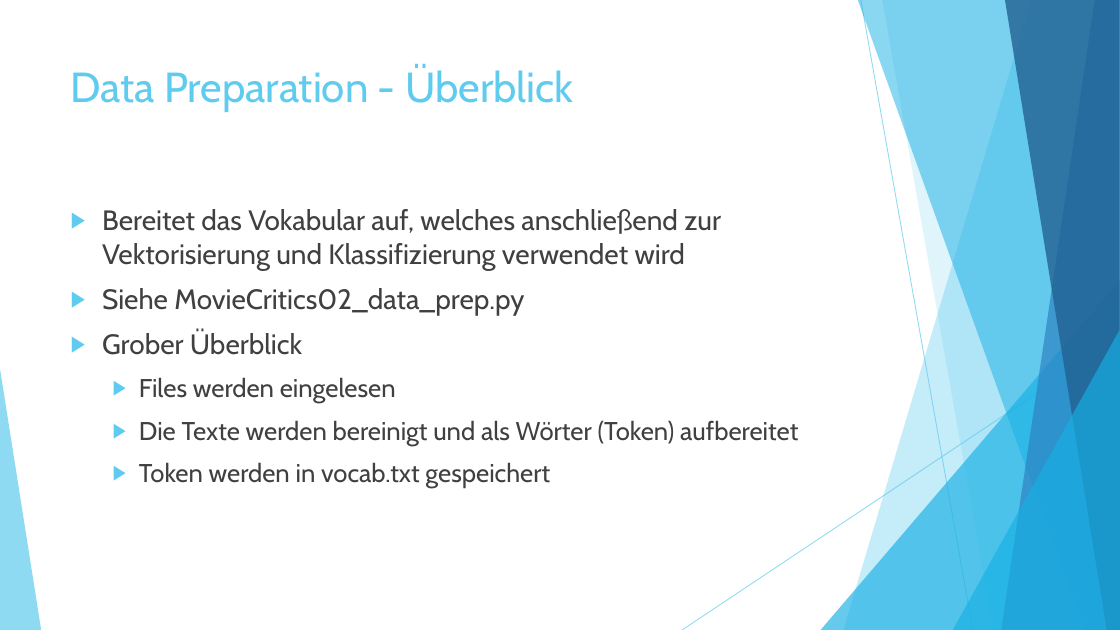
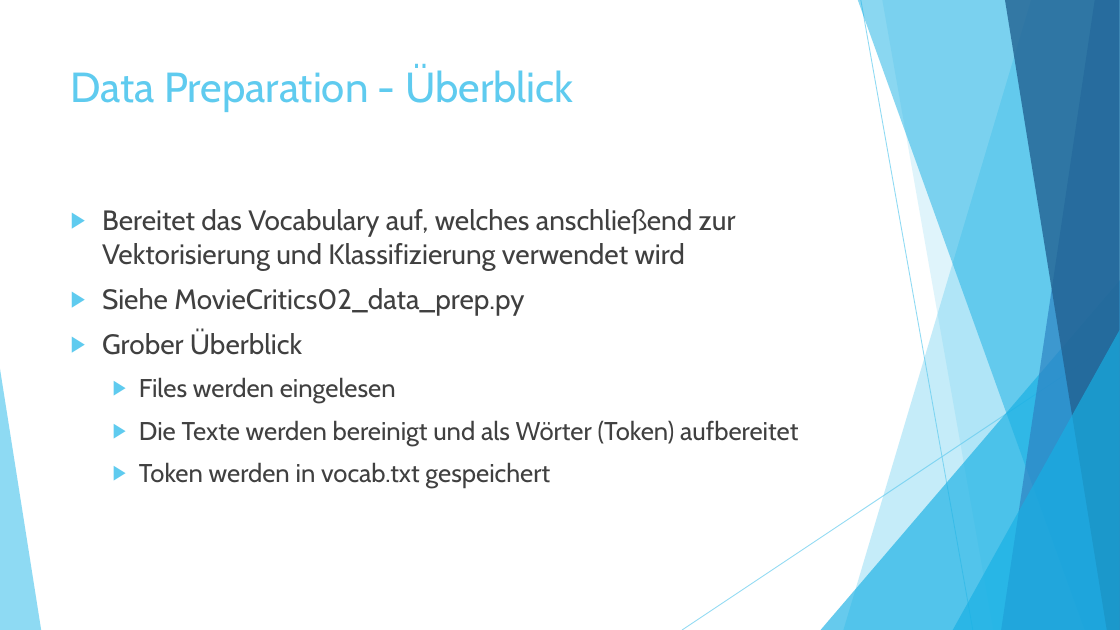
Before and after one commit to beckattack/MovieCritics, a slide deck: slide 3 of Abschlussübung SCO2.pptx. Drawn at 1120x630 pixels with LibreOffice and Linux fonts; fonts in the diff are those of the drawing. Boxes give left, top, right and bottom in pixels: in the first picture for what was removed or moved away, otherwise in the second. Text is boxed around its words. In the diff, an @@ line names an element or a change of style, - is before the commit and + after.

```diff
--- a/Abschlussübung SCO2.pptx
+++ b/Abschlussübung SCO2.pptx
@@ text at (102,209,736,270): text changed @@
-▶ Bereitet das Vokabular auf, welches anschließend zur Vektorisierung und Klassifizierung verwendet wird
+▶ Bereitet das Vocabulary auf, welches anschließend zur Vektorisierung und Klassifizierung verwendet wird
```
Also in this commit, not shown: 3 other slides changed.
